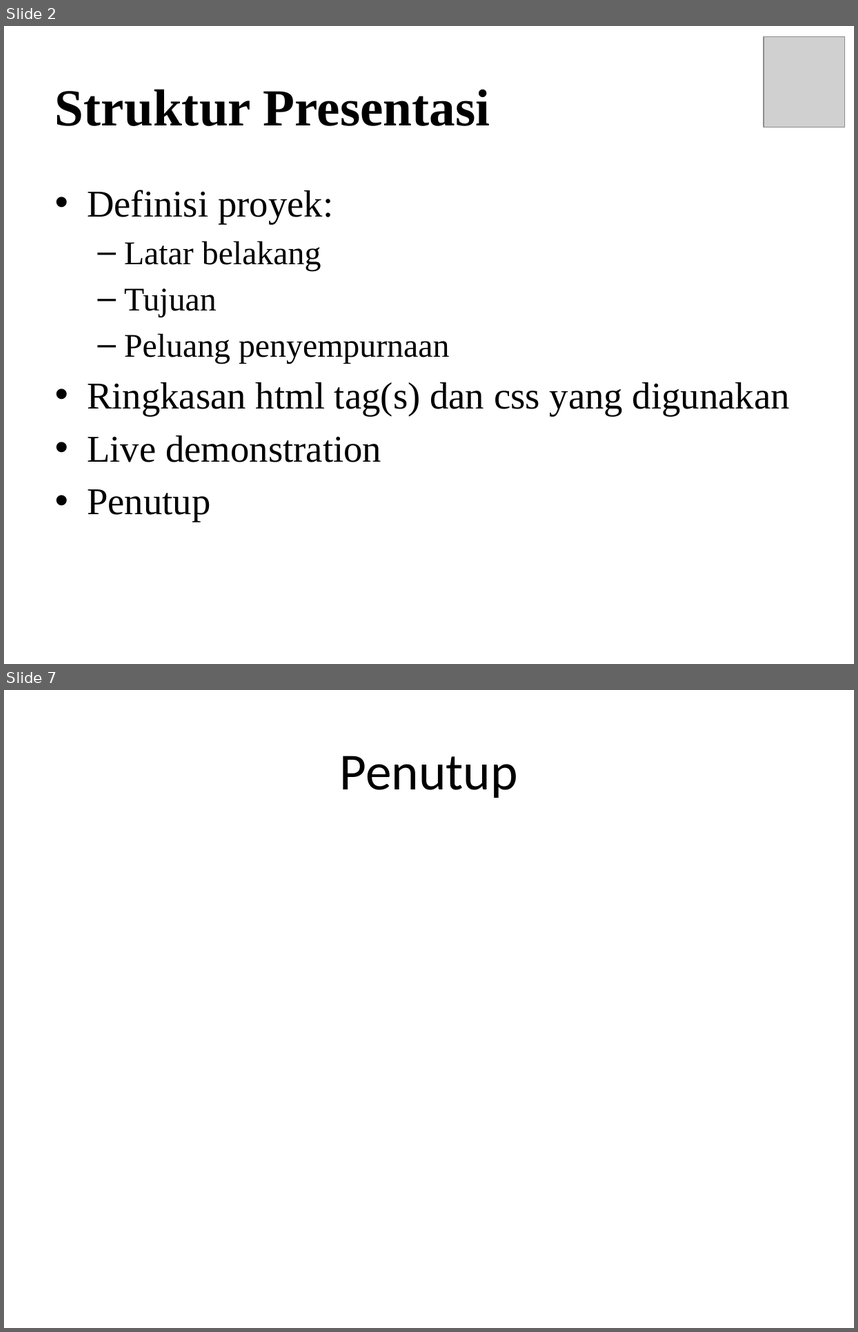
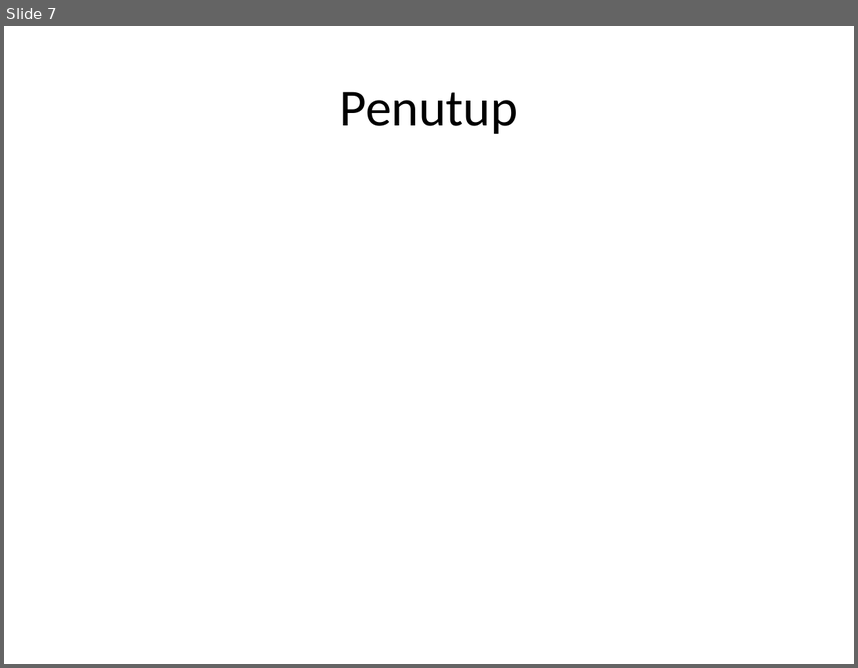
Before and after one commit to IOInspire/SGCodingMum, a slide deck: Titin/Power poin.pptx. Shown one above the other, each under a label of ours: slides 2 and 7 before the commit, slide 7 after it; the slides between them are not shown. The pictures are 858x1332 and 858x668 pixels, drawn with LibreOffice and Linux fonts; fonts in the diff are those of the drawing; grey boxes stand for pictures; background and template pictures are left out. Boxes give left, top, right and bottom in pixels: in the first picture for what was removed or moved away, otherwise in the second. Text is boxed around its words. In the diff, an @@ line names an element or a change of style, - is before the commit and + after.

```diff
--- a/Titin/Power poin.pptx
+++ b/Titin/Power poin.pptx
@@ slide 2 removed at (x1=4, y1=26, x2=854, y2=664), background picture (left out) @@
@@ picture removed at (x1=764, y1=37, x2=844, y2=127) @@
@@ title removed at (x1=55, y1=89, x2=490, y2=126) @@
-Struktur Presentasi
@@ text removed at (x1=87, y1=190, x2=790, y2=521) @@
-• Definisi proyek:
-  – Latar belakang
-  – Tujuan
-  – Peluang penyempurnaan
-• Ringkasan html tag(s) dan css yang digunakan
-• Live demonstration
-• Penutup
```
Also in this commit, not shown: 1 slide changed, 5 slides added, 4 other slides removed, 26 other files.
